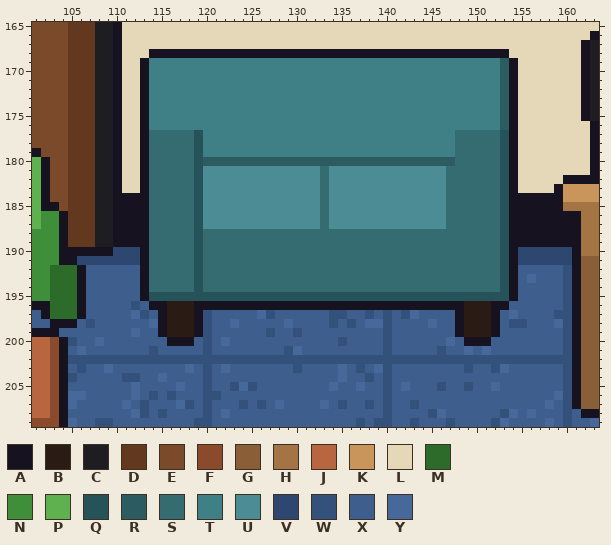
File history of a pixel-art file, office/office_two.aseprite. Above is the file before it was changed.
320x320 pixels, 1 frame. Colours within 5 levels of each other are drawn and written as one. Shown: x 101..163, y 165..209.
Visible layers, top first: "Margins", "Ceiling", "CharacterTest", "FloorPlant", "Cabinet", "Props", "Desk", "Chair", "Couch", "Frames", "Doors", "Floor", "Wall".
Palette (. is transparent): A #17121f  B #2a1c14  C #1e1e22  D #62391f  E #7a4a2b  F #8a4a2c  G #8a5e36  H #a57445  J #b8663f  K #c9955a  L #e4d8b8  M #2c6b2a  N #3e8e3a  P #5fb04e  Q #26535a  R #2c5c62  S #356c72  T #3f7f86  U #4c8c94  V #2d4770  W #34517b  X #3e5e8e  Y #47689a
Pixels before (only the part around the change), first column x 101:
165 EEEEDDDCCALLLLLLLLLLLLLLLLLLLLLLLLLLLLLLLLLLLLLLLLLLLLLLLLLLL
166 EEEEDDDCCALLLLLLLLLLLLLLLLLLLLLLLLLLLLLLLLLLLLLLLLLLLLLLLLLLL
167 EEEEDDDCCALLLLLLLLLLLLLLLLLLLLLLLLLLLLLLLLLLLLLLLLLLLLLLLLLLL
168 EEEEDDDCCALLLAAAAAAAAAAAAAAAAAAAAAAAAAAAAAAAAAAAAAAAALLLLLLLL
169 EEEEDDDCCALLATTTTTTTTTTTTTTTTTTTTTTTTTTTTTTTTTTTTTTTRALLLLLLL
170 EEEEDDDCCALLATTTTTTTTTTTTTTTTTTTTTTTTTTTTTTTTTTTTTTTRALLLLLLL
171 EEEEDDDCCALLATTTTTTTTTTTTTTTTTTTTTTTTTTTTTTTTTTTTTTTRALLLLLLL
172 EEEEDDDCCALLATTTTTTTTTTTTTTTTTTTTTTTTTTTTTTTTTTTTTTTRALLLLLLL
173 EEEEDDDCCALLATTTTTTTTTTTTTTTTTTTTTTTTTTTTTTTTTTTTTTTRALLLLLLL
174 EEEEDDDCCALLATTTTTTTTTTTTTTTTTTTTTTTTTTTTTTTTTTTTTTTRALLLLLLL
175 EEEEDDDCCALLATTTTTTTTTTTTTTTTTTTTTTTTTTTTTTTTTTTTTTTRALLLLLLL
176 EEEEDDDCCALLATTTTTTTTTTTTTTTTTTTTTTTTTTTTTTTTTTTTTTTRALLLLLLL
177 EEEEDDDCCALLASSSSSQTTTTTTTTTTTTTTTTTTTTTTTTTTTTSSSSSQALLLLLLL
178 EEEEDDDCCALLASSSSSQTTTTTTTTTTTTTTTTTTTTTTTTTTTTSSSSSQALLLLLLL
179 AEEEDDDCCALLASSSSSQTTTTTTTTTTTTTTTTTTTTTTTTTTTTSSSSSQALLLLLLL
180 PAEEDDDCCALLASSSSSQRRRRRRRRRRRRRRRRRRRRRRRRRRRRSSSSSQALLLLLLL
181 PAEEDDDCCALLASSSSSQUUUUUUUUUUUUUSUUUUUUUUUUUUUSSSSSSQALLLLLLL
182 PAEEDDDCCALLASSSSSQUUUUUUUUUUUUUSUUUUUUUUUUUUUSSSSSSQALLLLLAA
183 PAEEDDDCCALLASSSSSQUUUUUUUUUUUUUSUUUUUUUUUUUUUSSSSSSQALLLLAKK
184 PAEEDDDCCAAAASSSSSQUUUUUUUUUUUUUSUUUUUUUUUUUUUSSSSSSQAAAAAAKK
185 PAAEDDDCCAAAASSSSSQUUUUUUUUUUUUUSUUUUUUUUUUUUUSSSSSSQAAAAAAHH
186 PNNADDDCCAAAASSSSSQUUUUUUUUUUUUUSUUUUUUUUUUUUUSSSSSSQAAAAAAAA
187 PNNADDDCCAAAASSSSSQUUUUUUUUUUUUUSUUUUUUUUUUUUUSSSSSSQAAAAAAAA
188 NNNADDDCCAAAASSSSSQSSSSSSSSSSSSSSSSSSSSSSSSSSSSSSSSSQAAAAAAAA
189 NNNADDDCCAAAASSSSSQSSSSSSSSSSSSSSSSSSSSSSSSSSSSSSSSSQAAAAAAAA
190 NNNAAAAAAVVVASSSSSQSSSSSSSSSSSSSSSSSSSSSSSSSSSSSSSSSQAVVVVVVA
191 NNNAAVVVVVVVASSSSSQSSSSSSSSSSSSSSSSSSSSSSSSSSSSSSSSSQAVVVVVVA
192 NNMMMAXXXXXXASSSSSQSSSSSSSSSSSSSSSSSSSSSSSSSSSSSSSSSQAXXXXXWA
193 NNMMMAXXXXXXASSSSSQSSSSSSSSSSSSSSSSSSSSSSSSSSSSSSSSSQAXYXXXWA
194 NNMMMAXXXXXXASSSSSQSSSSSSSSSSSSSSSSSSSSSSSSSSSSSSSSSQAXXXXXWA
195 NNMMMAXXXXXXAQQQQQQQQQQQQQQQQQQQQQQQQQQQQQQQQQQQQQQQQAXXXXXWA
196 AAMMMAXXXXXWXAABBBAAAAAAAAAAAAAAAAAAAAAAAAAAAAAABBBAAXXXXXXWA
197 XAMMMAXXXXXYWXABBBAWXXXXXYWXXXXXXWWXXWXWXWYXXXXABBBAXYXXXXWWA
198 XXAAAXWXXXXXXYABBBAWXXYXXXXXYXXXXWXWXYYWXXXXYXXABBBAXWWXXXYWA
199 AAAXXXXXXXXYXXABBBAWXXXXXXWXXWXXXXXXXXXWXXXXXXXABBBAXXXXXXXWA
200 JJFAWXXYXXXXXXXAAAXWXYXXXXXXXXXXXXWXXXXWXXXXXXYXAAAXXXXXXXXWA
201 JJFAXYXXXXXXXWXXXXXWXXXXXXXXWYXXXXXXXXXWXXXXXWXXYXYXXXXXXXXWA
202 JJFAWWWWWWWWWWWWWWWWWWWWWWWWWWWWWWWWWWWWWWWWWWWWWWWWWWWWWWWWA
203 JJFAXWXXYXXXXXXXXYXWXYXXXXXXXWXXXXYXWXYWXXXXXXXXWXXWYXXXXXXWA
204 JJFAWXXXXXWWXXYXXXXWXXXXXXXXXXXXXXYXXWXWXXXXXXXXXXXXXXXXXXXWA
205 JJFAXXXXXXXYXXXXYXXWXXWYWXXXXXXXXYXXYXXWXYXXXWXXWXXYXXXXXXXWA
206 JJFAYYXXXXXYXWXWXXXWWXXXXXXXXXXXXXXXXXXWXXXXXXXXXXXXXXXXXXYWA
207 JJFAYXXXXXYXWXXXYWXWXXXWXWXYXXXXYXWXXWXWXXWXXXXXXXXXXXXXXYXWA
208 JJFAXXXXXXXYWXWXXXXWXYXXXXXXXXXXXXXXXXXWXXXXWYXXXXXXWYXYXXXWX
Now the later version:
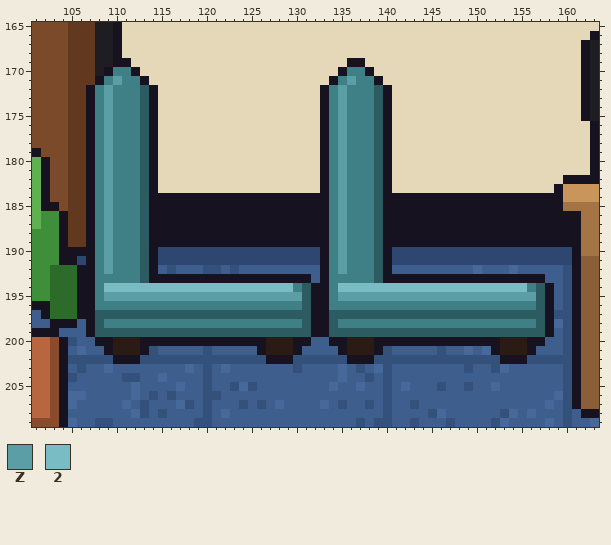
Colours new in this view: Z #5c9ea6  2 #7abcc4
Edits made:
layer "CouchA" added
layer "CouchB" added
layer "Couch" removed
Changed rows in their new state; - is an unchanged pixel.
first column x 107:
168 -------LLLLLLLLLLLLLLLLLLLLLLLLLLLLLLLLLLLLLLLL-----
169 ----A-LLLLLLLLLLLLLLLLLLLLLLLAALLLLLLLLLLLLLLLLL----
170 --ATTALLLLLLLLLLLLLLLLLLLLLLA--ALLLLLLLLLLLLLLLL----
171 -ATZTT-LLLLLLLLLLLLLLLLLLLLA-Z--ALLLLLLLLLLLLLLL----
172 ATZTTTRALLLLLLLLLLLLLLLLLLA-Z---RALLLLLLLLLLLLLL----
173 ATZTTTRALLLLLLLLLLLLLLLLLLA-Z---RALLLLLLLLLLLLLL----
174 ATZTTTRALLLLLLLLLLLLLLLLLLA-Z---RALLLLLLLLLLLLLL----
175 ATZTTTRALLLLLLLLLLLLLLLLLLA-Z---RALLLLLLLLLLLLLL----
176 ATZTTTRALLLLLLLLLLLLLLLLLLA-Z---RALLLLLLLLLLLLLL----
177 ATZTTTRALLLLLLLLLLLLLLLLLLA-Z---RALLLLLLLLLLLLLL----
178 ATZTTTRALLLLLLLLLLLLLLLLLLA-Z---RALLLLLLLLLLLLLL----
179 ATZTTTRALLLLLLLLLLLLLLLLLLA-Z---RALLLLLLLLLLLLLL----
180 ATZTTTRALLLLLLLLLLLLLLLLLLATZTTT-ALLLLLLLLLLLLLL----
181 ATZTTTRALLLLLLLLLLLLLLLLLLATZTTTRALLLLLLLLLLLLLL----
182 ATZTTTRALLLLLLLLLLLLLLLLLLATZTTTRALLLLLLLLLLLLLL----
183 ATZTTTRALLLLLLLLLLLLLLLLLLATZTTTRALLLLLLLLLLLLLL----
184 ATZTTTRAAAAAAAAAAAAAAAAAAAATZTTTRAAAAAAAAAAAAAA-----
185 ATZTTTRAAAAAAAAAAAAAAAAAAAATZTTTRAAAAAAAAAAAAAA-----
186 ATZTTTRAAAAAAAAAAAAAAAAAAAATZTTTRAAAAAAAAAAAAAA-----
187 ATZTTTRAAAAAAAAAAAAAAAAAAAATZTTTRAAAAAAAAAAAAAA-----
188 ATZTTTRAAAAAAAAAAAAAAAAAAAATZTTTRAAAAAAAAAAAAAA-----
189 ATZTTTRAAAAAAAAAAAAAAAAAAAATZTTTRAAAAAAAAAAAAAA-----
190 -TZTTTRAVVVVVVVVVVVVVVVVVVATZTTTRAVVVVVVVVVVVVVV----
191 ATZTTTRAVVVVVVVVVVVVVVVVVVATZTTTRAVVVVVVVVVVVVVV----
192 ATZTTTRAXWXXXWWXWXXXXXXXXXATZTTTRAXXXXXXXXXYXXXY----
193 ATTTTTRAAAAAAAAAAAAAAAAAAXATTTTTRAAAAAAAAAAAAAA-AAA-
194 AT222222222222222222222TRAAT222222222222222222222TRA
195 ATZZZZZZZZZZZZZZZZZZZZZZRAATZZZZZZZZZZZZZZZZZZZZZZRA
196 ATTTTTTTTTTTTTTTTTTTTTTTR--TTTTTTTTTTTTTTTTTTTTTTTRA
197 ARRRRRRRRRRRRRRRRRRRRRRRRAARRRRRRRRRRRRRRRRRRRRRRRRA
198 ARTTTTTTTTTTTTTTTTTTTTTTRAARTTTTTTTTTTTTTTTTTTTTTTRA
199 ARRRRRRRRRRRRRRRRRRRRRRRRAARRRRRRRRRRRRRRRRRRRRRRRRA
200 -AABBBAAA---AAAAAAAABBBAA--AABBBAAAAAAAAAA---ABBBAA-
201 --ABBBA------------ABBBA----ABBBA------------ABBBA--
202 ---AAA--------------AAA------AAA--------------AAA---
Pixel boxes of the changes (left, top, right, bottom) in both pictures:
changed: (86, 49, 554, 364)
